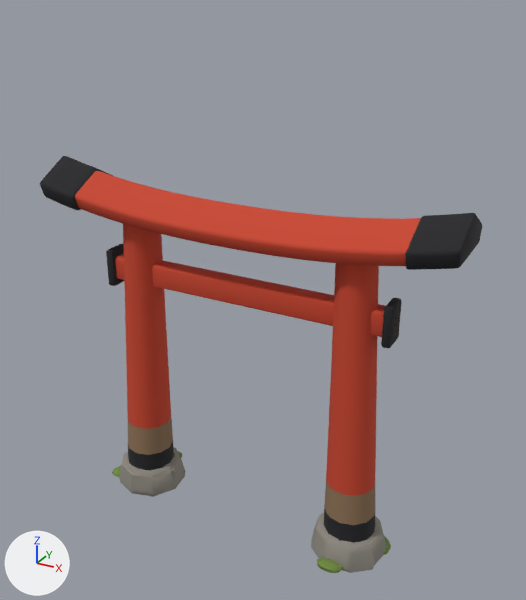
The glTF model assets/models/torii_small.glb, before and after one commit.
Both versions are drawn from a 50 mm lens placed at (2.15, -3.62, 3.48), pointed at (0.11, 0.08, 1.63). Every picture has the same lights, and +X, +Y and +Z are marked at lower left. The older version comes first. Objects named as collision shapes, trigger or cutter boxes, shadow casters or lower levels of detail are left out. Vertices at exactly the same position are counted once.

Script lines for the objects in view, before the commit:
```python
mat_lacquer_black = principled_material('lacquer_black')
mat_lacquer_black.base_color = (0.013, 0.013, 0.016)  # black #1e1e22
mat_lacquer_black.roughness = 0.9
mat_lacquer_red = principled_material('lacquer_red')
mat_lacquer_red.base_color = (0.578, 0.0578, 0.0242)  # red #c8442b
mat_lacquer_red.roughness = 0.9
mat_moss = principled_material('moss')
mat_moss.base_color = (0.159, 0.254, 0.0482)  # green #6f8a3e
mat_moss.roughness = 0.9
mat_stone = principled_material('stone')
mat_stone.base_color = (0.27, 0.254, 0.216)  # grey #8e8a80
mat_stone.roughness = 0.9
mat_wood_faded = principled_material('wood_faded')
mat_wood_faded.base_color = (0.262, 0.165, 0.0908)  # brown #8c7155
mat_wood_faded.roughness = 0.9
me_torii_small = bpy.data.meshes.new('torii_small')
me_torii_small.from_pydata(...)  # 1385 vertices, 2710 faces; spans x -1.35..1.38, y -0.29..0.31, z -0.01..2.41
# faces by material slot: [790, 756, 48, 716, 400]
me_torii_small.materials.append(mat_lacquer_red)  # red #c8442b
me_torii_small.materials.append(mat_lacquer_black)  # black #1e1e22
me_torii_small.materials.append(mat_wood_faded)  # brown #8c7155
me_torii_small.materials.append(mat_stone)  # grey #8e8a80
me_torii_small.materials.append(mat_moss)  # green #6f8a3e
ob_torii_small = bpy.data.objects.new('torii_small', me_torii_small)
ob_torii_small.location = (0.0, 0.0, 0.0)
```
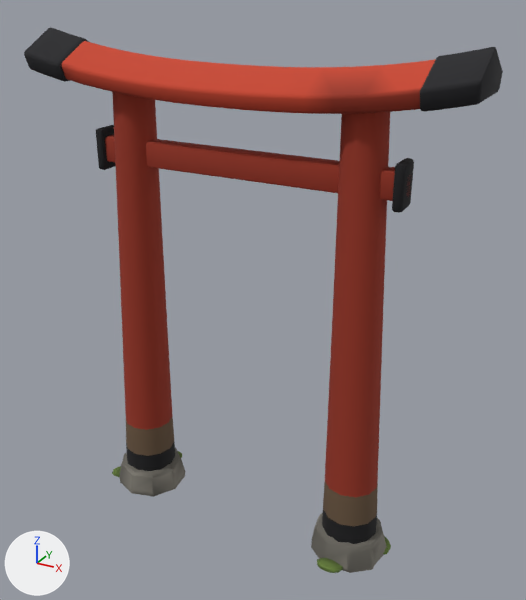
Where the newer file only moved an object's origin or applied its transform, the numbers keep the older frame.

What differs and where, as boxes (x1, y1, x2, y2) in the pictures (526 x 600 px; the box of a moved part takes in the faces that stretch with it):
'torii_small', recoloured, reshaped (8% wider, 31% taller): before (40, 156, 482, 573); after (24, 28, 503, 573)
part 1 of me_torii_small, moved or reshaped: before (75, 171, 421, 266); after (61, 41, 436, 114)
part 2 of me_torii_small, moved or reshaped: before (115, 253, 398, 337); after (105, 135, 412, 201)
part 3 of me_torii_small, moved or reshaped: before (40, 156, 113, 210); after (24, 28, 89, 82)
part 4 of me_torii_small, moved or reshaped: before (405, 213, 482, 270); after (420, 47, 503, 112)
part 5 of me_torii_small, moved or reshaped: before (106, 244, 124, 286); after (96, 125, 115, 170)
part 6 of me_torii_small, moved or reshaped: before (381, 298, 402, 348); after (392, 158, 414, 213)
part 7 of me_torii_small, moved or reshaped: before (123, 224, 174, 470); after (112, 92, 175, 471)
part 8 of me_torii_small, moved or reshaped: before (324, 263, 379, 543); after (322, 112, 390, 544)

Patch to the scene script:
```diff
--- a/assets/models/torii_small.glb.py
+++ b/assets/models/torii_small.glb.py
@@ mat_lacquer_red @@
 n0 = _N.new('ShaderNodeBsdfPrincipled'); n0.name = 'Principled BSDF'
-n0.inputs[0].default_value = (0.578, 0.0578, 0.0242, 1.0)  # 'Base Color', red #c8442b
 n0.inputs[2].default_value = 0.9  # 'Roughness'
 n1 = _N.new('ShaderNodeOutputMaterial'); n1.name = 'Material Output'
+n2 = _N.new('ShaderNodeMix'); n2.name = 'Mix'
+n2.data_type = 'RGBA'
+n2.blend_type = 'MULTIPLY'
+n2.inputs[0].default_value = 1.0  # 'Factor'
+n2.inputs[7].default_value = (0.578, 0.0578, 0.0242, 1.0)  # 'B', red #c8442b
+n3 = _N.new('ShaderNodeVertexColor'); n3.name = 'Color Attribute'
 _L.new(n0.outputs[0], n1.inputs[0])  # 'BSDF' to 'Surface'
+_L.new(n2.outputs[2], n0.inputs[0])  # 'Result' to 'Base Color'
+_L.new(n3.outputs[0], n2.inputs[6])  # 'Color' to 'A'
@@ mat_lacquer_black @@
 n0 = _N.new('ShaderNodeBsdfPrincipled'); n0.name = 'Principled BSDF'
-n0.inputs[0].default_value = (0.013, 0.013, 0.016, 1.0)  # 'Base Color', black #1e1e22
 n0.inputs[2].default_value = 0.9  # 'Roughness'
 n1 = _N.new('ShaderNodeOutputMaterial'); n1.name = 'Material Output'
+n2 = _N.new('ShaderNodeMix'); n2.name = 'Mix'
+n2.data_type = 'RGBA'
+n2.blend_type = 'MULTIPLY'
+n2.inputs[0].default_value = 1.0  # 'Factor'
+n2.inputs[7].default_value = (0.013, 0.013, 0.016, 1.0)  # 'B', black #1e1e22
+n3 = _N.new('ShaderNodeVertexColor'); n3.name = 'Color Attribute'
 _L.new(n0.outputs[0], n1.inputs[0])  # 'BSDF' to 'Surface'
+_L.new(n2.outputs[2], n0.inputs[0])  # 'Result' to 'Base Color'
+_L.new(n3.outputs[0], n2.inputs[6])  # 'Color' to 'A'
@@ mat_wood_faded @@
 n0 = _N.new('ShaderNodeBsdfPrincipled'); n0.name = 'Principled BSDF'
-n0.inputs[0].default_value = (0.262, 0.165, 0.0908, 1.0)  # 'Base Color', brown #8c7155
 n0.inputs[2].default_value = 0.9  # 'Roughness'
 n1 = _N.new('ShaderNodeOutputMaterial'); n1.name = 'Material Output'
+n2 = _N.new('ShaderNodeMix'); n2.name = 'Mix'
+n2.data_type = 'RGBA'
+n2.blend_type = 'MULTIPLY'
+n2.inputs[0].default_value = 1.0  # 'Factor'
+n2.inputs[7].default_value = (0.262, 0.165, 0.0908, 1.0)  # 'B', brown #8c7155
+n3 = _N.new('ShaderNodeVertexColor'); n3.name = 'Color Attribute'
 _L.new(n0.outputs[0], n1.inputs[0])  # 'BSDF' to 'Surface'
+_L.new(n2.outputs[2], n0.inputs[0])  # 'Result' to 'Base Color'
+_L.new(n3.outputs[0], n2.inputs[6])  # 'Color' to 'A'
@@ mat_stone @@
 n0 = _N.new('ShaderNodeBsdfPrincipled'); n0.name = 'Principled BSDF'
-n0.inputs[0].default_value = (0.27, 0.254, 0.216, 1.0)  # 'Base Color', grey #8e8a80
 n0.inputs[2].default_value = 0.9  # 'Roughness'
 n1 = _N.new('ShaderNodeOutputMaterial'); n1.name = 'Material Output'
+n2 = _N.new('ShaderNodeMix'); n2.name = 'Mix'
+n2.data_type = 'RGBA'
+n2.blend_type = 'MULTIPLY'
+n2.inputs[0].default_value = 1.0  # 'Factor'
+n2.inputs[7].default_value = (0.27, 0.254, 0.216, 1.0)  # 'B', grey #8e8a80
+n3 = _N.new('ShaderNodeVertexColor'); n3.name = 'Color Attribute'
 _L.new(n0.outputs[0], n1.inputs[0])  # 'BSDF' to 'Surface'
+_L.new(n2.outputs[2], n0.inputs[0])  # 'Result' to 'Base Color'
+_L.new(n3.outputs[0], n2.inputs[6])  # 'Color' to 'A'
@@ mat_moss @@
 n0 = _N.new('ShaderNodeBsdfPrincipled'); n0.name = 'Principled BSDF'
-n0.inputs[0].default_value = (0.159, 0.254, 0.0482, 1.0)  # 'Base Color', green #6f8a3e
 n0.inputs[2].default_value = 0.9  # 'Roughness'
 n1 = _N.new('ShaderNodeOutputMaterial'); n1.name = 'Material Output'
+n2 = _N.new('ShaderNodeMix'); n2.name = 'Mix'
+n2.data_type = 'RGBA'
+n2.blend_type = 'MULTIPLY'
+n2.inputs[0].default_value = 1.0  # 'Factor'
+n2.inputs[7].default_value = (0.159, 0.254, 0.0482, 1.0)  # 'B', green #6f8a3e
+n3 = _N.new('ShaderNodeVertexColor'); n3.name = 'Color Attribute'
 _L.new(n0.outputs[0], n1.inputs[0])  # 'BSDF' to 'Surface'
+_L.new(n2.outputs[2], n0.inputs[0])  # 'Result' to 'Base Color'
+_L.new(n3.outputs[0], n2.inputs[6])  # 'Color' to 'A'
@@ me_torii_small @@
-me_torii_small.from_pydata(...)  # 1385 vertices, 2710 faces; spans x -1.35..1.38, y -0.29..0.31, z -0.01..2.41
+me_torii_small.from_pydata(...)  # 1385 vertices, 2710 faces; spans x -1.35..1.38, y -0.29..0.31, z -0.01..3.21
+# me_torii_small part 1: the loose piece of 295 vertices spanning x -1.29..1.32, y -0.25..0.26, z 2.04..2.38 is moved by (0.0, 0.0, 0.8)
+# me_torii_small part 2: the loose piece of 56 vertices spanning x -0.99..1.01, y -0.08..0.08, z 1.61..1.79 is moved by (0.0, 0.0, 0.8)
+# me_torii_small part 3: the loose piece of 115 vertices spanning x -1.35..-1.06, y -0.27..0.22, z 2.12..2.41 is moved by (0.0, 0.0, 0.8)
+# me_torii_small part 4: the loose piece of 115 vertices spanning x 1.09..1.38, y -0.22..0.28, z 2.11..2.4 is moved by (0.0, 0.0, 0.8)
+# me_torii_small part 5: the loose piece of 56 vertices spanning x -0.99..-0.93, y -0.11..0.07, z 1.58..1.84 is moved by (0.0, 0.0, 0.8)
+# me_torii_small part 6: the loose piece of 56 vertices spanning x 0.95..1.01, y -0.06..0.11, z 1.56..1.82 is moved by (0.0, 0.0, 0.8)
+# me_torii_small part 7: 60 of 1385 vertices moved; they spanned x -0.97..-0.61, y -0.19..0.16, z 0.17..2.15 and now span x -0.98..-0.6, y -0.2..0.17, z 0.17..2.95; mean shift (0.0, 0.0, 0.24); largest move (-0.61, -0.01, 2.15) -> (-0.6, -0.01, 2.95)
+# me_torii_small part 8: 60 of 1385 vertices moved; they spanned x 0.63..0.97, y -0.16..0.19, z 0.16..2.15 and now span x 0.62..0.98, y -0.17..0.2, z 0.16..2.95; mean shift (0.0, 0.0, 0.24); largest move (0.81, 0.12, 2.15) -> (0.82, 0.13, 2.95)
+# me_torii_small part 9: vertex colours changed
 me_torii_small.materials.append(mat_lacquer_red)
```
